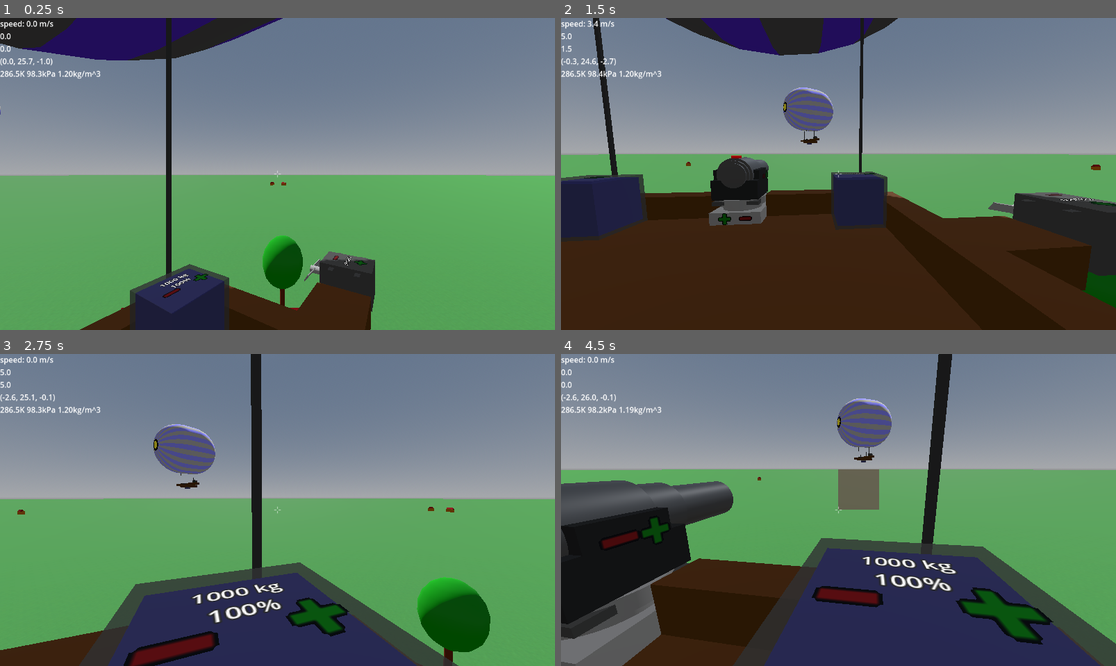
Above: before the commit, frames 1-4 (two rows, left to right).
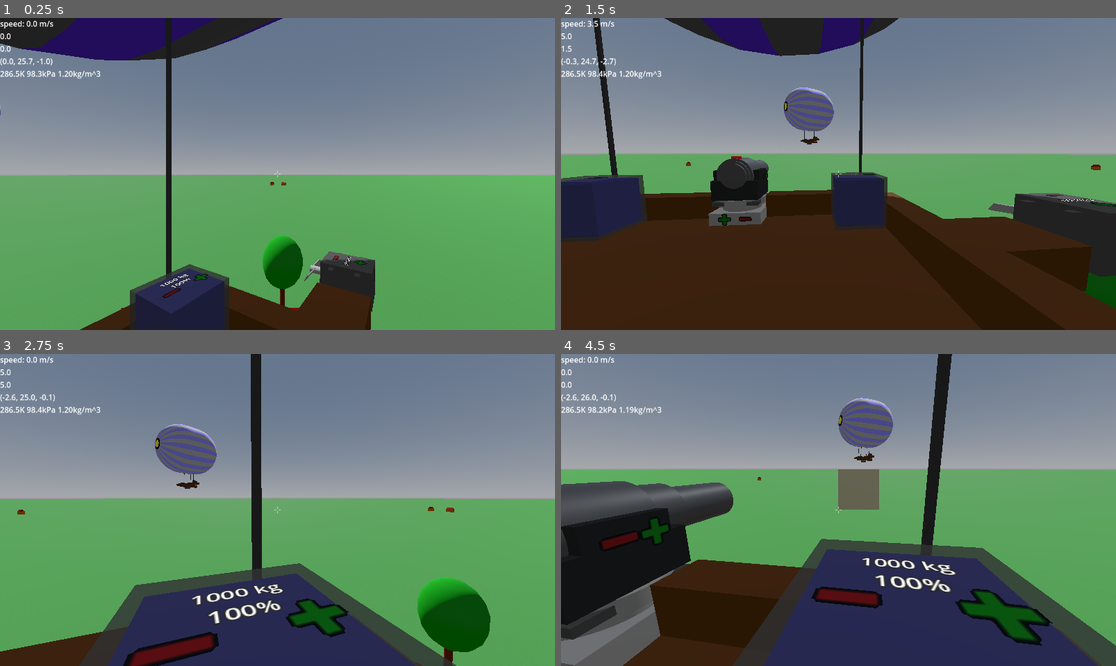
Above: after the commit, the same moments.

Repository: jmdejong/airships
Game: Godot game, scene res://scenes/world.tscn
Two runs of this game, one before a commit and one after it. Both use one fixed random seed, a clock stepped at 60 frames per second and the inputs below.
Inputs (mouse positions are in pixels of both pictures, inside the frame that each line leads up to):
- Up to frame 1 (0.25 s): no input
- Up to frame 2 (1.5 s): move the mouse to (960, 158) at 0.52 s; hold D (right) 0.53-1.28 s; click (960, 158) at 0.6 s; move the mouse to (810, 174) at 1.27 s; hold W (forwards) from 1.28 s (still down); tap Mouse wheel down (rotate_left) at 1.35 s
- Up to frame 3 (2.75 s): keep holding W (forwards); move the mouse to (288, 503) at 2.02 s; tap Mouse wheel up (rotate_right) at 2.1 s
- Up to frame 4 (4.5 s): move the mouse to (832, 516) at 2.77 s; tap Shift (sprint) at 2.85 s; click (832, 516) at 2.92 s; move the mouse to (877, 513) at 3.52 s; tap B (toggle_build) at 3.6 s; release W (forwards) at 4.25 s; drag from (1093, 391) to (755, 432) at 4.27 s

The runs differ from the first frame. In frame 1, less than 0.1% of the frame differs, in the area x 0-68%, y 0-98%; in frame 2, 0.9%; in frame 3, 1.8%; in frame 4, 2.7%, in the area x 0-100%, y 0-100%.

Commit message:
fix balance and shape of stuff on rotary table

Diff:
--- a/code/components/rotary_table.gd
+++ b/code/components/rotary_table.gd
@@ -23,14 +23,15 @@
 
 func physics_properties() -> PhysicsProperties:
 	var own: PhysicsProperties = PhysicsProperties.box($CenterOfMass.position, $CollisionShape3D.shape.size, density)
-	return PhysicsProperties.combine([own, $RComponents.physics_properties()])
+	return PhysicsProperties.combine([own, $RComponents.physics_properties()]).transformed(transform)
 
 func shapes() -> Array[CollisionShape3D]:
 	var shape: CollisionShape3D = $CollisionShape3D.duplicate()
 	shape.transform = transform * shape.transform
 	shape.set_meta("component", self)
 	var collisionshapes: Array[CollisionShape3D] = [shape]
-	for inner_shape: CollisionShape3D in $RComponents.shapes():
+	for inner_shape_original: CollisionShape3D in $RComponents.shapes():
+		var inner_shape: CollisionShape3D = inner_shape_original.duplicate()
 		inner_shape.transform = transform * inner_shape.transform
 		collisionshapes.append(inner_shape)
 	return collisionshapes
@@ -69,7 +70,6 @@
 	rot = clamp(rot + delta, min_rotation, max_rotation)
 	$Top.rotation_degrees.y = rot
 	$RComponents.transform = $Top.transform * $Top/Corner.transform
-	prints("rotating to", rot)
 	$RComponents.recalculate()
 
 func rotate_clockwise() -> void:
--- a/scenes/airship.tscn
+++ b/scenes/airship.tscn
@@ -1,9 +1,14 @@
-[gd_scene load_steps=5 format=3 uid="uid://bacp7ifjnlyi6"]
+[gd_scene load_steps=6 format=3 uid="uid://bacp7ifjnlyi6"]
 
 [ext_resource type="Script" uid="uid://xq10sq0rmxby" path="res://code/airship.gd" id="1_81adk"]
 [ext_resource type="PackedScene" uid="uid://ffgia4xpcrqh" path="res://scenes/components/composite.tscn" id="9_17pty"]
 
 [sub_resource type="CylinderMesh" id="CylinderMesh_gy0ok"]
+
+[sub_resource type="StandardMaterial3D" id="StandardMaterial3D_g6i7b"]
+transparency = 1
+cull_mode = 2
+albedo_color = Color(0.53333336, 0.53333336, 0.53333336, 0.53333336)
 
 [sub_resource type="PrismMesh" id="PrismMesh_iu160"]
 
@@ -26,6 +31,7 @@
 [node name="CenterOfMassMarker" type="MeshInstance3D" parent="."]
 visible = false
 mesh = SubResource("CylinderMesh_gy0ok")
+surface_material_override/0 = SubResource("StandardMaterial3D_g6i7b")
 
 [node name="CenterOfVolumeMarker" type="MeshInstance3D" parent="."]
 visible = false
--- a/scenes/components/engine.tscn
+++ b/scenes/components/engine.tscn
@@ -87,6 +87,17 @@
 skeleton = NodePath("")
 surface_material_override/0 = SubResource("StandardMaterial3D_a57g1")
 
+[node name="Less3" parent="MeshInstance3D" instance=ExtResource("2_au7r5")]
+unique_name_in_owner = true
+transform = Transform3D(-4.371139e-08, -1, 0, 1, -4.371139e-08, 0, 0, -1.1107499e-28, 1, -0.5, -0.2, 0)
+description = "Decrease power"
+
+[node name="MeshInstance3D" type="MeshInstance3D" parent="MeshInstance3D/Less3"]
+transform = Transform3D(-4.37114e-08, 0, 1, 0, 1, 0, -1, 0, -4.37114e-08, 0, 0.00999999, 0)
+mesh = SubResource("QuadMesh_nhv66")
+skeleton = NodePath("")
+surface_material_override/0 = SubResource("StandardMaterial3D_a57g1")
+
 [node name="More" parent="MeshInstance3D" instance=ExtResource("2_au7r5")]
 unique_name_in_owner = true
 transform = Transform3D(1, 0, 0, 0, 1, 0, 0, 0, 1, -0.25, 0.35, 0)
@@ -104,6 +115,17 @@
 description = "Increase power"
 
 [node name="MeshInstance3D" type="MeshInstance3D" parent="MeshInstance3D/More2"]
+transform = Transform3D(1, 0, 0, 0, 1, 0, 0, 0, 1, 0, 0.01, 0)
+mesh = SubResource("QuadMesh_nhv66")
+skeleton = NodePath("")
+surface_material_override/0 = SubResource("StandardMaterial3D_3fxwf")
+
+[node name="More3" parent="MeshInstance3D" instance=ExtResource("2_au7r5")]
+unique_name_in_owner = true
+transform = Transform3D(-4.371139e-08, -1, 0, 1, -4.371139e-08, 0, 0, 0, 1, -0.5, 0.2, 0)
+description = "Increase power"
+
+[node name="MeshInstance3D" type="MeshInstance3D" parent="MeshInstance3D/More3"]
 transform = Transform3D(1, 0, 0, 0, 1, 0, 0, 0, 1, 0, 0.01, 0)
 mesh = SubResource("QuadMesh_nhv66")
 skeleton = NodePath("")
@@ -200,6 +222,8 @@
 
 [connection signal="pressed" from="MeshInstance3D/Less" to="." method="_on_less_pressed"]
 [connection signal="pressed" from="MeshInstance3D/Less2" to="." method="_on_less_pressed"]
+[connection signal="pressed" from="MeshInstance3D/Less3" to="." method="_on_less_pressed"]
 [connection signal="pressed" from="MeshInstance3D/More" to="." method="_on_more_pressed"]
 [connection signal="pressed" from="MeshInstance3D/More2" to="." method="_on_more_pressed"]
+[connection signal="pressed" from="MeshInstance3D/More3" to="." method="_on_more_pressed"]
 [connection signal="changed" from="SignalConnection" to="." method="_on_signal_connection_changed"]
--- a/scenes/components/smalloon.tscn
+++ b/scenes/components/smalloon.tscn
@@ -18,15 +18,12 @@
 uv1_scale = Vector3(2, 1, 1)
 texture_filter = 0
 
-[sub_resource type="SphereShape3D" id="SphereShape3D_ivyex"]
-radius = 4.8
-
 [node name="Smalloon" type="Node3D"]
 script = ExtResource("1_wjom8")
 radius = 6.0
 length = 15.0
-mass_ = 180.956
-volume = 1244.07
+mass_ = 180.95573684677208
+volume = 1244.070690821558
 
 [node name="CollisionShape3D" type="CollisionShape3D" parent="."]
 transform = Transform3D(-4.37114e-08, -1, 0, 1, -4.37114e-08, 0, 0, 0, 1, 0, 0, 0)
@@ -43,4 +40,5 @@
 [node name="Connection" parent="." instance=ExtResource("3_lwris")]
 
 [node name="CollisionShape3D" type="CollisionShape3D" parent="Connection"]
-shape = SubResource("SphereShape3D_ivyex")
+transform = Transform3D(-4.37114e-08, -1, 0, 1, -4.37114e-08, 0, 0, 0, 1, 0, 0, 0)
+shape = SubResource("CapsuleShape3D_tvt4f")
--- a/scenes/land.tscn
+++ b/scenes/land.tscn
@@ -10,7 +10,8 @@
 
 [sub_resource type="StandardMaterial3D" id="StandardMaterial3D_i7141"]
 albedo_texture = ExtResource("1_0ybx1")
-uv1_scale = Vector3(2048, 2048, 2048)
+uv1_scale = Vector3(4096, 4096, 4096)
+texture_filter = 2
 
 [sub_resource type="PlaneMesh" id="PlaneMesh_nnsk1"]
 material = SubResource("StandardMaterial3D_i7141")
--- a/scenes/ships/scout.tscn
+++ b/scenes/ships/scout.tscn
@@ -24,8 +24,8 @@
 [node name="RotaryTable" parent="Components/Machines" index="2" instance=ExtResource("6_2ad0o")]
 transform = Transform3D(-1, 0, -8.74228e-08, 0, 1, 0, 8.74228e-08, 0, -1, -1.5, 0.5, 0.5)
 
-[node name="EngineHor" parent="Components/Machines/RotaryTable" index="3" instance=ExtResource("4_b1l47")]
-transform = Transform3D(1, 8.74228e-08, 8.74228e-08, -8.74228e-08, -4.37114e-08, 1, 8.74228e-08, -1, -4.37114e-08, -5.96046e-08, 0.5, 1)
+[node name="Engine" parent="Components/Machines/RotaryTable" index="6" instance=ExtResource("4_b1l47")]
+transform = Transform3D(1, 8.74228e-08, 8.742279e-08, -8.742281e-08, 2.9802322e-08, 1, 8.7422784e-08, -1, 2.980233e-08, 1.1920929e-07, 0.5, 1)
 
 [node name="Basket" parent="Components" index="1" instance=ExtResource("3_qcob2")]
 
Not shown: 1 places in scenes/components/smalloon.tscn that only renumber resources
